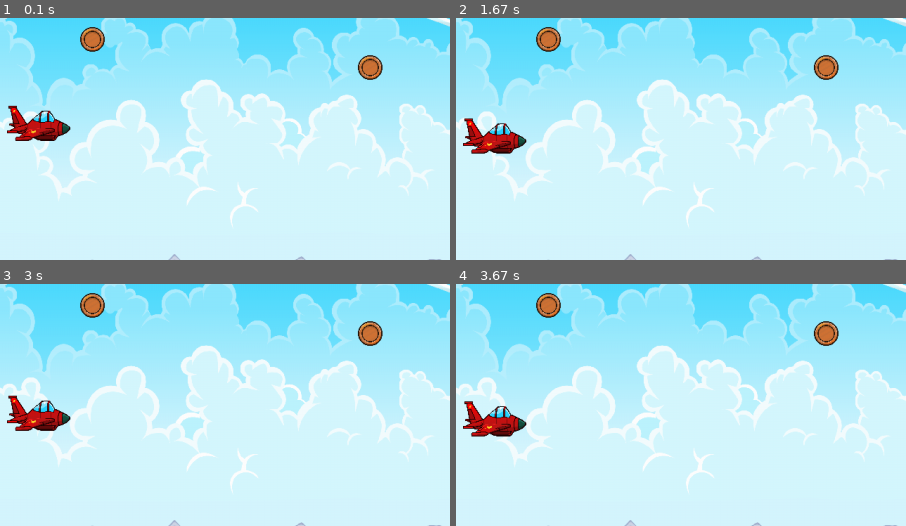
Above: before the commit, frames 1-4 (two rows, left to right).
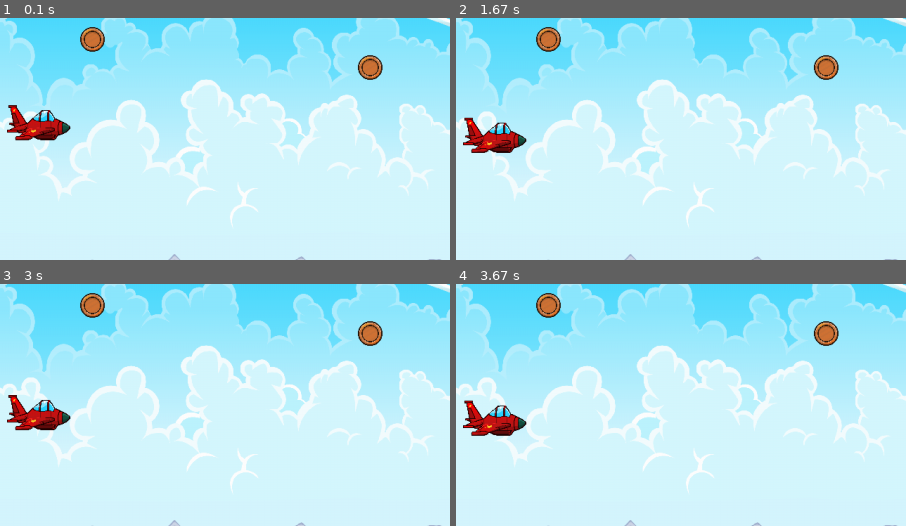
Above: after the commit, the same moments.

Repository: pxrposegen/Python---PyGame-Lib-Projects
Game: pygame game, started from SpaceWars.py
Two runs of this game, one before a commit and one after it. Both use one fixed random seed, a clock stepped at 60 frames per second and the inputs below.
Inputs:
- Up to frame 1 (0.1 s): no input
- Up to frame 2 (1.67 s): no input
- Up to frame 3 (3 s): no input
- Up to frame 4 (3.67 s): no input
The pictures show only the part of the screen within x 0-50%, y 26-76%; the shares and areas given below are measured in that part.

The runs differ from the first frame. In frame 1, 0.7% of the frame differs, in the area x 1-16%, y 35-51%; in frame 2, 0.7%; in frame 3, 0.7%; in frame 4, 0.7%, in the area x 1-16%, y 47-64%.

Commit message:
Final Changes for Day 1

Diff:
--- a/SpaceWars.py
+++ b/SpaceWars.py
@@ -9,6 +9,7 @@
 WINDOW_WIDTH = 1280
 WINDOW_HEIGHT = 720
 running = True
+clock = pygame.time.Clock()
 
 # Creates a Window and Title
 display_surface = pygame.display.set_mode(
@@ -56,8 +57,9 @@
     player.frect.top += player_direction * 0.2
     if player.frect.bottom > WINDOW_HEIGHT or player.frect.top < 0:
         player_direction *= -1
-    display_surface.blit(player.image, player.frect)
+    display_surface.blit(player.image, player.frect.topleft)
 
+    clock.tick(60)
     pygame.display.update()
 
 pygame.quit()
